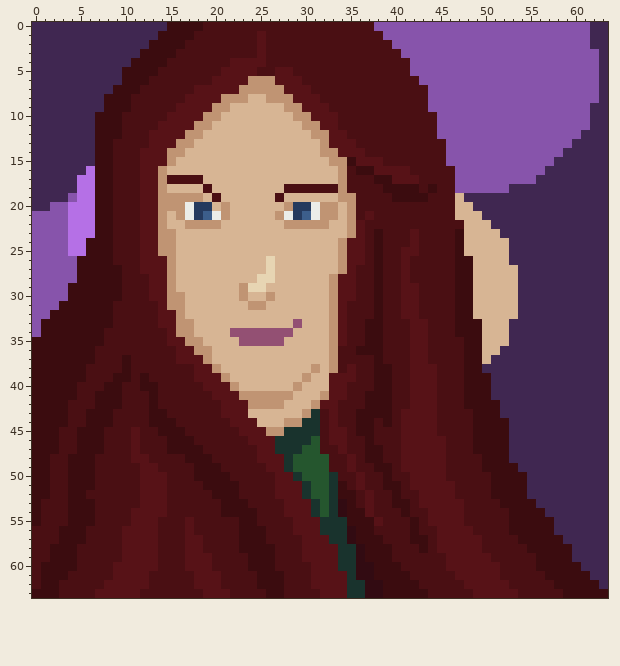
One commit to this pixel-art sprite: assets/sprites/player/liioni_portrait.png. The picture above is the old version.
The file is 256x256 pixels, drawn in blocks of 4x4; one block is one cell here.
And afterwards:
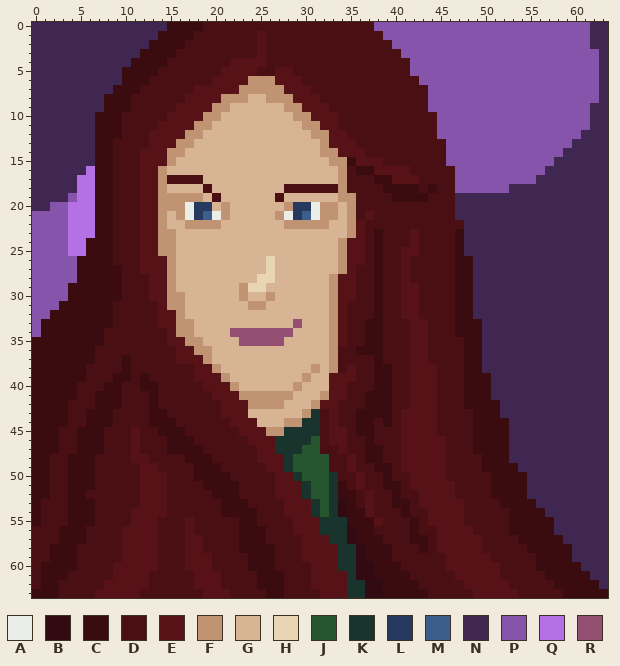
Palette (. is transparent): A #ebede9  B #320b12  C #3b0c0f  D #4a0f13  E #571217  F #c09473  G #d7b594  H #e7d5b3  J #25562e  K #19332d  L #253a5e  M #3c5e8b  N #402751  P #8754ab  Q #b570e6  R #935073
The author wrote: fixed issue with background on liioni_portrait
Changes in this commit:
Colour N replaces colour G in row 19 at x 47; in row 20 at x 47 to 48; in row 21 at x 47 to 49; in row 22 at x 48 to 50; in row 23 at x 48 to 51; in rows 24 to 25 at x 48 to 52.
Colour N replaces colour G in row 26 at x 49 to 52; in rows 27 to 32 at x 49 to 53; in rows 33 to 35 at x 50 to 52; in row 36 at x 50 to 51; in row 37 at x 50.
Changed places in both pictures, as pixel boxes (x1, y1, x2, y2):
changed: (455, 193, 518, 364)
